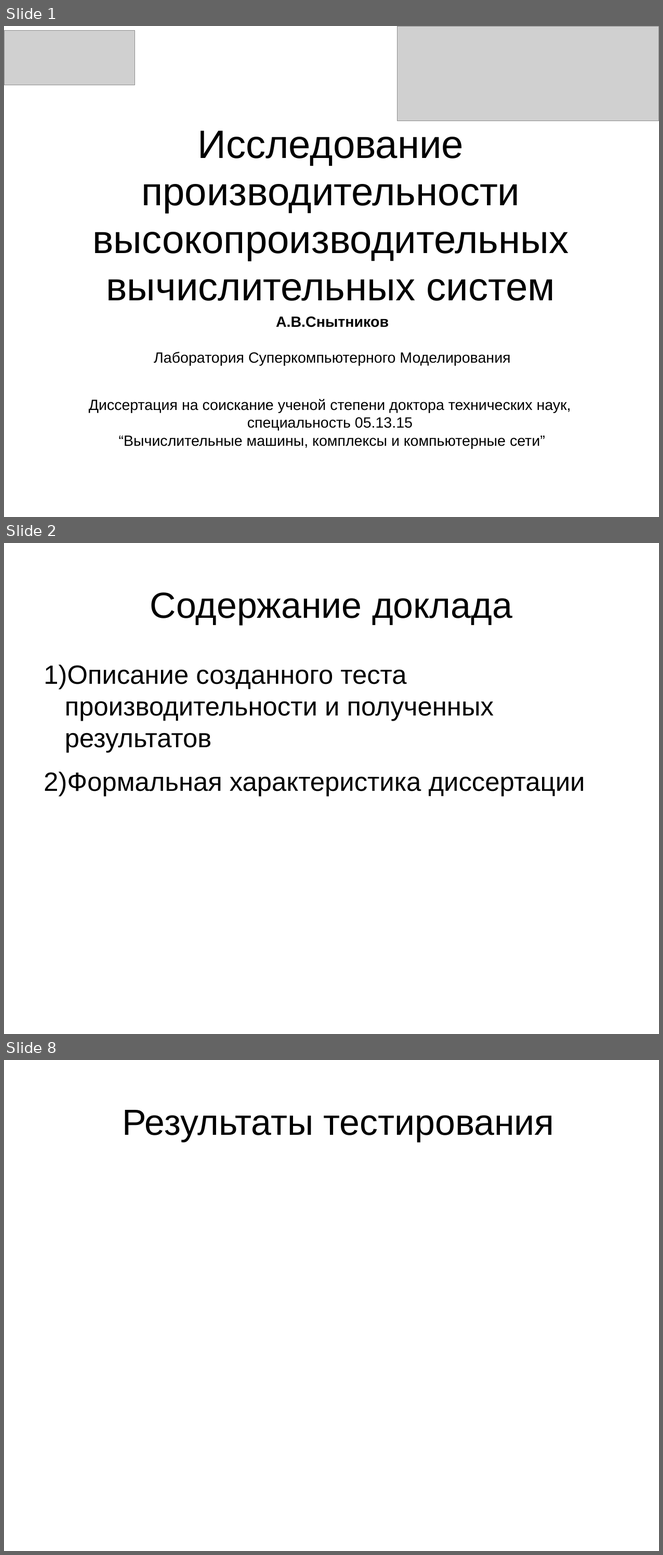
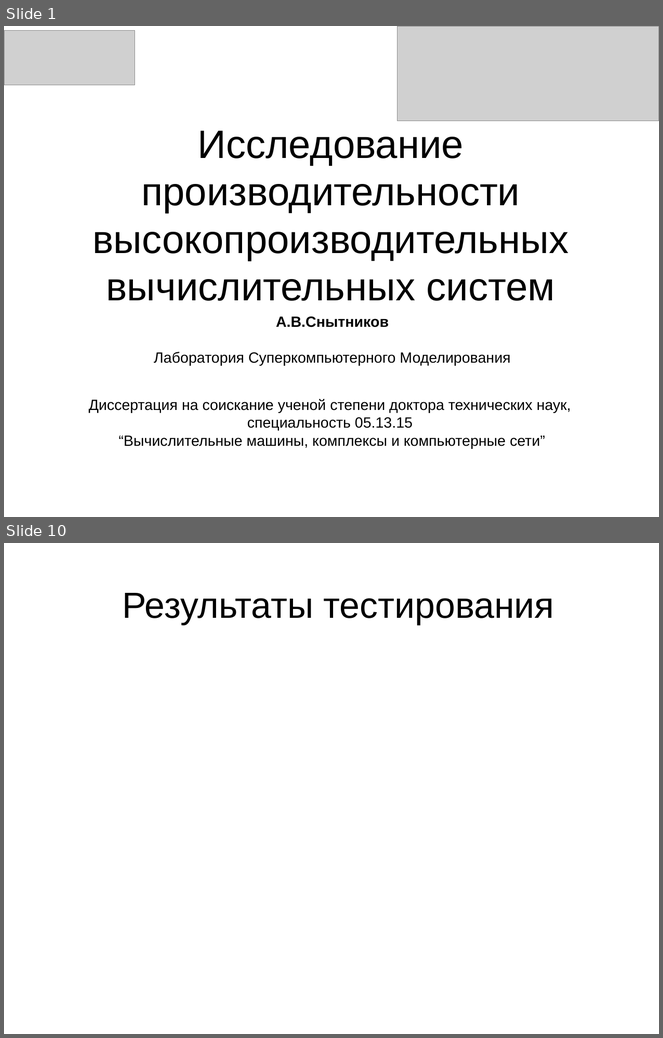
Before and after one commit to snytav/Russian-Phd-LaTeX-Dissertation-Template, a slide deck: Presentation/seminar_hydro_21_SnytnikovAV.odp. Shown one above the other, each under a label of ours: slides 1, 2 and 8 before the commit, slides 1 and 10 after it; the slides between them are not shown. The pictures are 663x1555 and 663x1038 pixels, drawn with LibreOffice and Linux fonts; fonts in the diff are those of the drawing; grey boxes stand for pictures. Boxes give left, top, right and bottom in pixels: in the first picture for what was removed or moved away, otherwise in the second. Text is boxed around its words. In the diff, an @@ line names an element or a change of style, - is before the commit and + after.

```diff
--- a/Presentation/seminar_hydro_21_SnytnikovAV.odp
+++ b/Presentation/seminar_hydro_21_SnytnikovAV.odp
@@ slide 2 removed at bbox=[4, 543, 659, 1034], background #FFFFFF @@
@@ title removed at bbox=[150, 592, 513, 625] @@
-Содержание доклада
@@ text removed at bbox=[44, 665, 585, 796] @@
-1) Описание созданного теста производительности и полученных результатов
-2) Формальная характеристика диссертации
@@ what was slide 8 is now slide 10 @@
```
Also in this commit, not shown: 8 slides added, 5 other slides removed, 4 other files.
